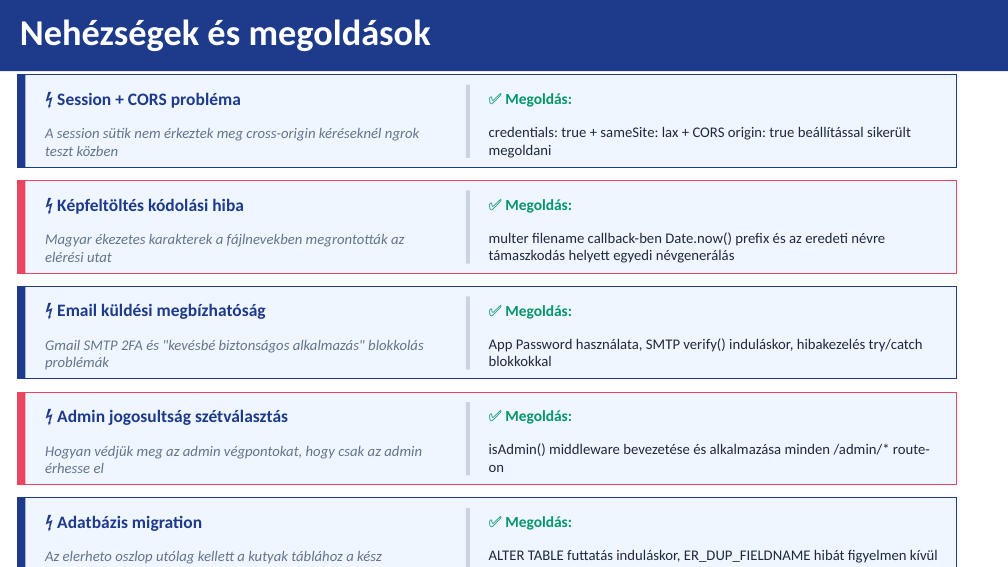
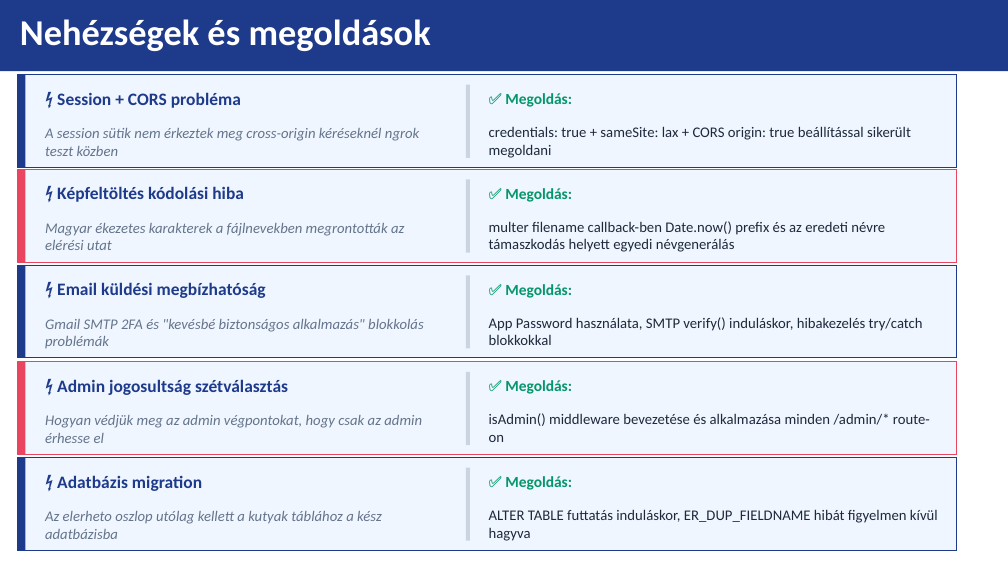
Before and after one commit to Robinhood0123/kutyak, a slide deck: slide 14 of DOKUMENTUMOK/SzakmaiVizsga_Prezentacio.pptx. Drawn at 1008x567 pixels with LibreOffice and Linux fonts; fonts in the diff are those of the drawing. Boxes give left, top, right and bottom in pixels: in the first picture for what was removed or moved away, otherwise in the second. Text is boxed around its words. In the diff, an @@ line names an element or a change of style, - is before the commit and + after.

```diff
--- a/DOKUMENTUMOK/SzakmaiVizsga_Prezentacio.pptx
+++ b/DOKUMENTUMOK/SzakmaiVizsga_Prezentacio.pptx
@@ 4 texts, 3 rectangles: place and size @@
-4 texts, 3 rectangles at (17, 181, 957, 274)
+4 texts, 3 rectangles at (17, 169, 957, 262)
@@ 4 texts, 3 rectangles: place and size @@
-4 texts, 3 rectangles at (17, 287, 957, 380)
+4 texts, 3 rectangles at (17, 265, 957, 358)
@@ 4 texts, 3 rectangles: place and size @@
-4 texts, 3 rectangles at (17, 392, 957, 485)
+4 texts, 3 rectangles at (17, 362, 957, 455)
@@ 4 texts, 3 rectangles: place and size @@
-4 texts, 3 rectangles at (17, 498, 957, 567)
+4 texts, 3 rectangles at (17, 457, 957, 551)
```
Also in this commit, not shown: 1 other slide changed.
